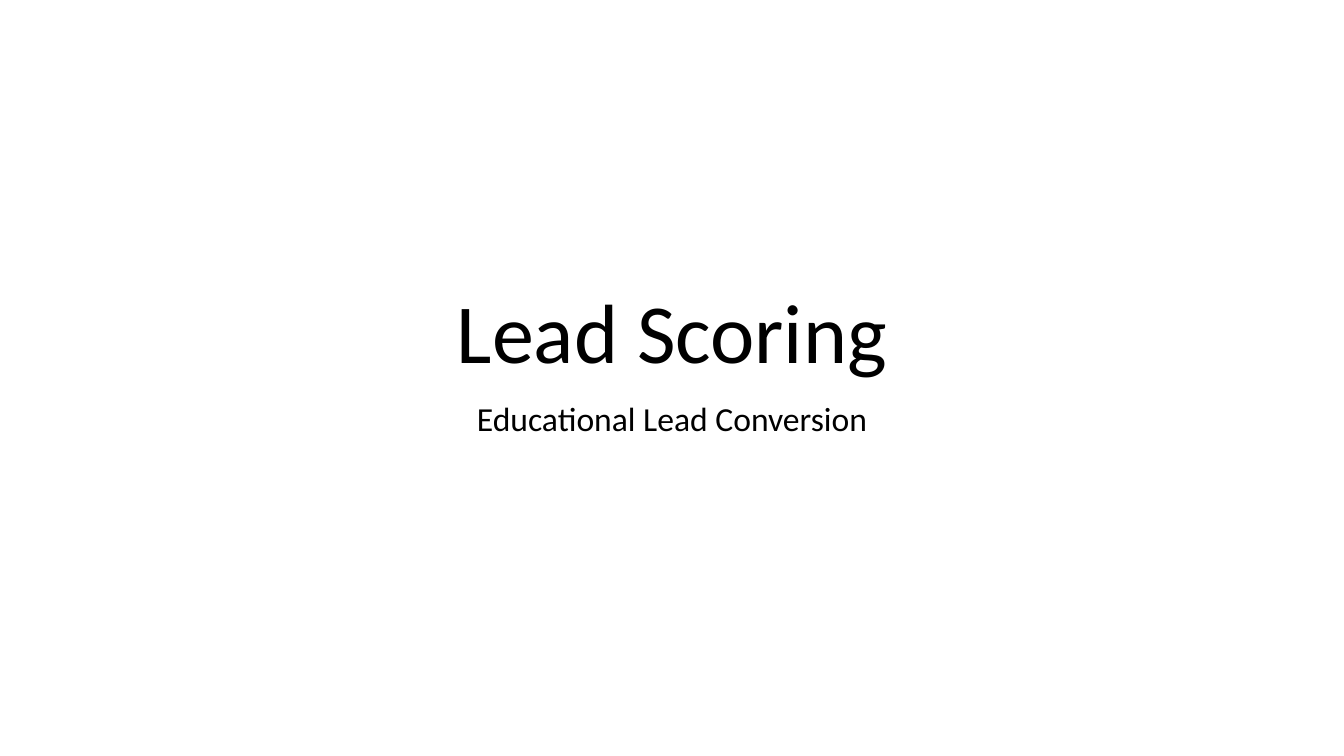
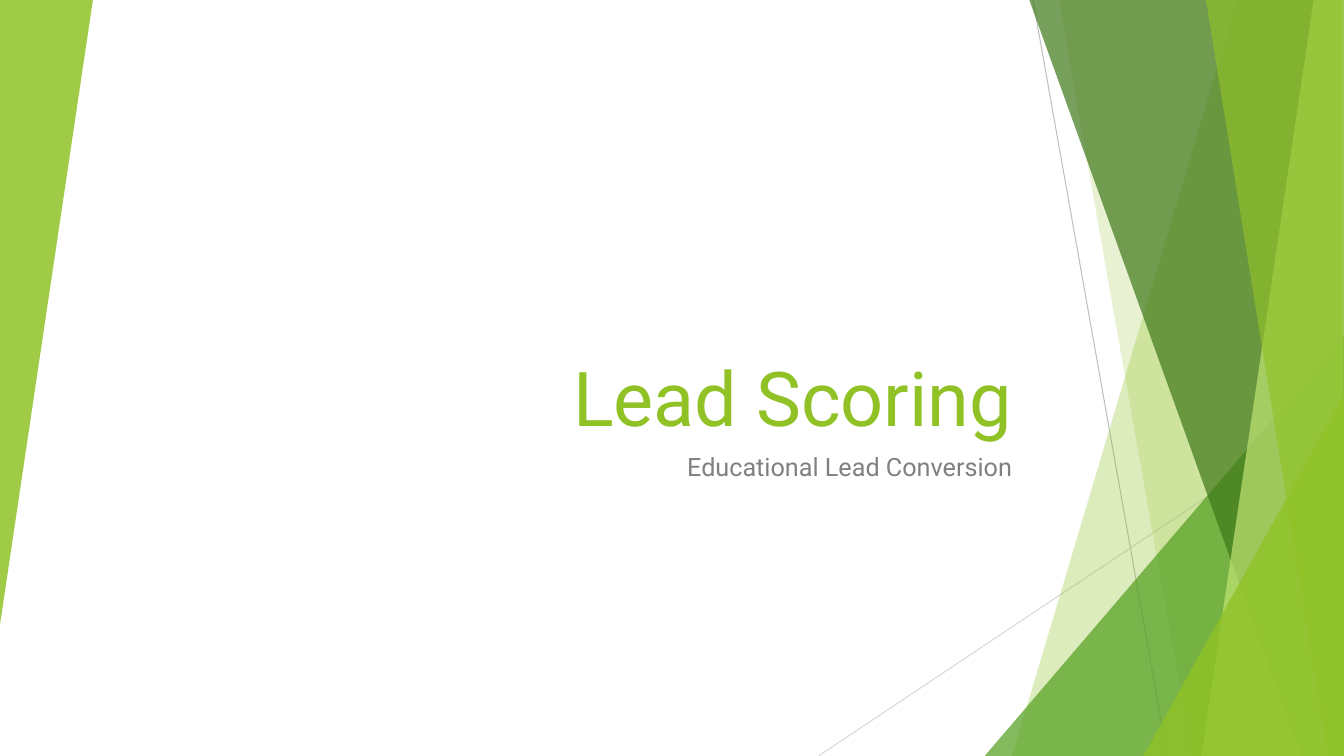
Before and after one commit to VasuMavani/Lead-Scoring, a slide deck: slide 1 of Lead Scoring Case Study.pptx. Drawn at 1344x756 pixels with LibreOffice and Linux fonts; fonts in the diff are those of the drawing. Boxes give left, top, right and bottom in pixels: in the first picture for what was removed or moved away, otherwise in the second. Text is boxed around its words. In the diff, an @@ line names an element or a change of style, - is before the commit and + after.

```diff
--- a/Lead Scoring Case Study.pptx
+++ b/Lead Scoring Case Study.pptx
@@ group added at (0,0,1344,756): 5 freeform shapes, 3 triangles, 2 lines @@
@@ title "Lead Scoring": place and size @@
-title "Lead Scoring" at (457,304,887,378)
+title "Lead Scoring" at (573,369,1012,442)
@@ title "Lead Scoring" at (573,369,1012,442): size 60 to 54 pt, font Calibri to Roboto, text colour #000000 to #90C226; alignment centre to right; line spacing 0.9 to 1 @@
@@ subtitle "Educational Lead Conversion": place and size @@
-subtitle "Educational Lead Conversion" at (477,407,867,432)
+subtitle "Educational Lead Conversion" at (687,457,1012,476)
@@ subtitle "Educational Lead Conversion" at (687,457,1012,476): size 24 to 18 pt, font Calibri to Roboto, text colour #000000 to #808080; alignment centre to right; line spacing 0.9 to 1 @@
```
Also in this commit, not shown: 71 other slides changed, 16 slides added, 4 slides removed.
